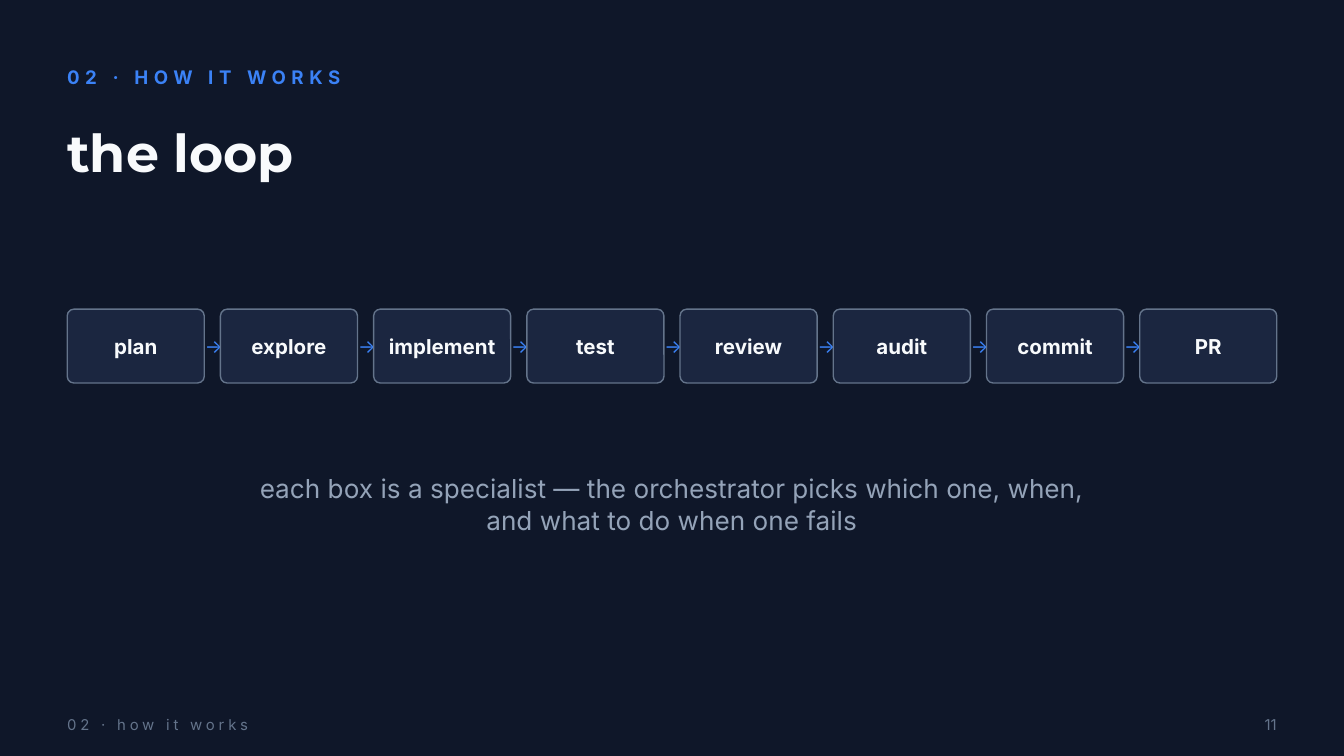
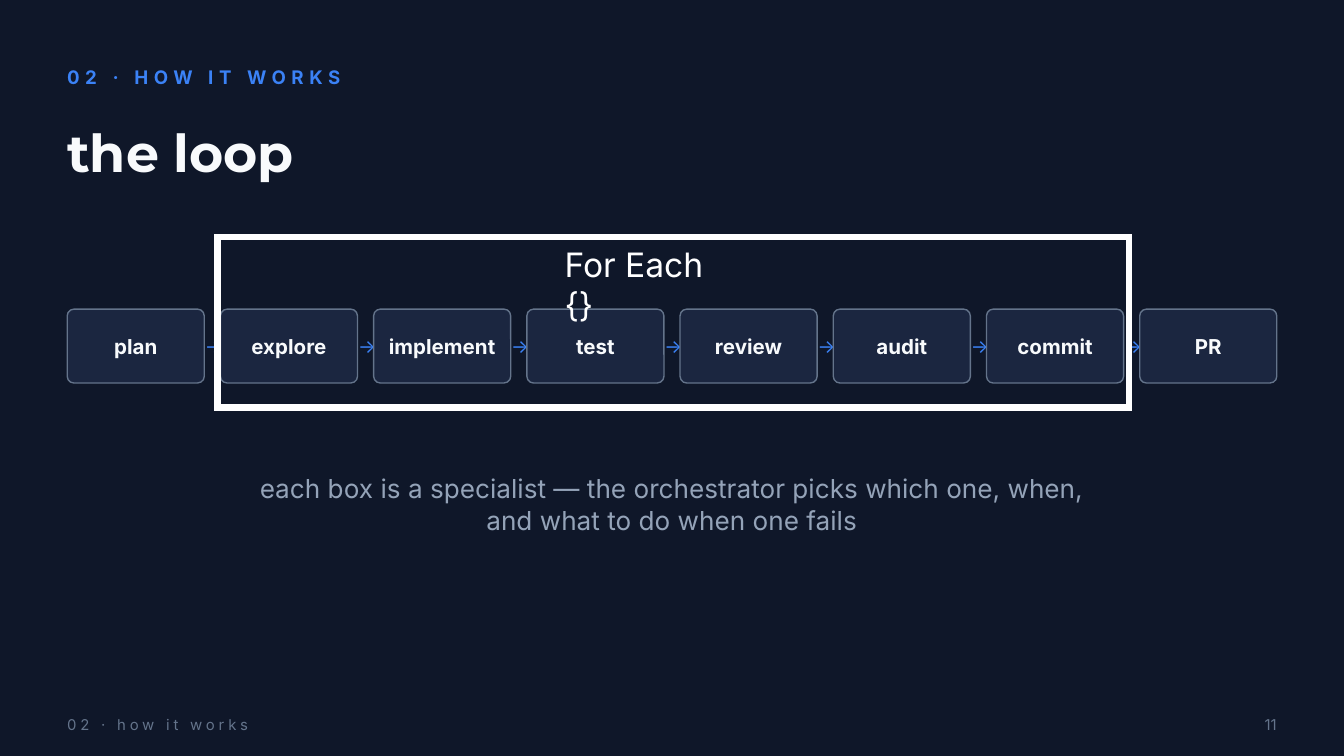
Before and after one commit to Bmbsolution/genai-demo, a slide deck: slide 11 of orchestrer-intelligence-gatherly.pptx. Drawn at 1344x756 pixels with LibreOffice and Linux fonts; fonts in the diff are those of the drawing. Boxes give left, top, right and bottom in pixels: in the first picture for what was removed or moved away, otherwise in the second. Text is boxed around its words. In the diff, an @@ line names an element or a change of style, - is before the commit and + after.

Commit message:
update the powerpoint

```diff
--- a/orchestrer-intelligence-gatherly.pptx
+++ b/orchestrer-intelligence-gatherly.pptx
@@ rectangle added at [218,237,1129,407], outline #FFFFFF 3.5 pt @@
@@ text added at [565,252,703,278], 18 pt, text #FFFFFF @@
+For Each {}
```
Also in this commit, not shown: 1 other file.
